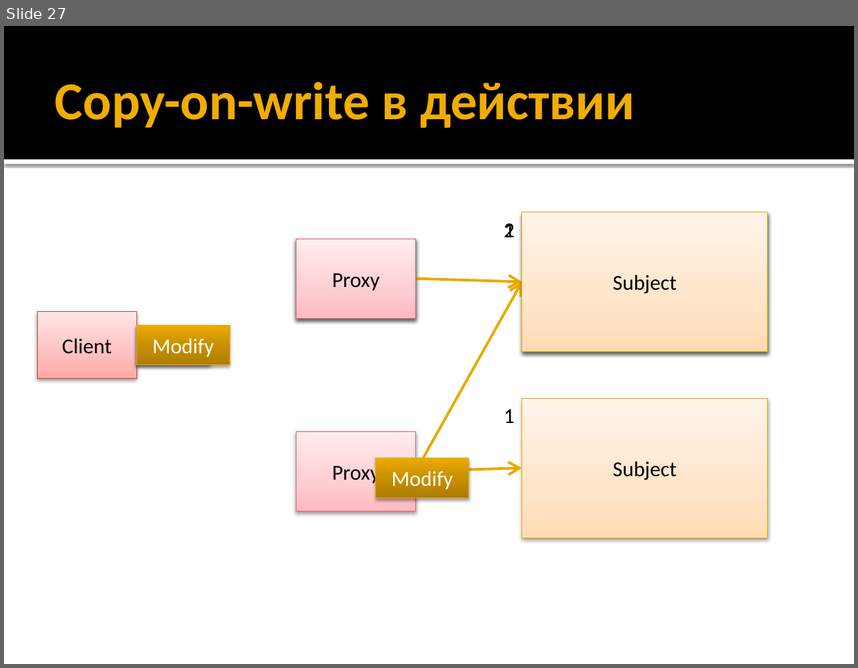
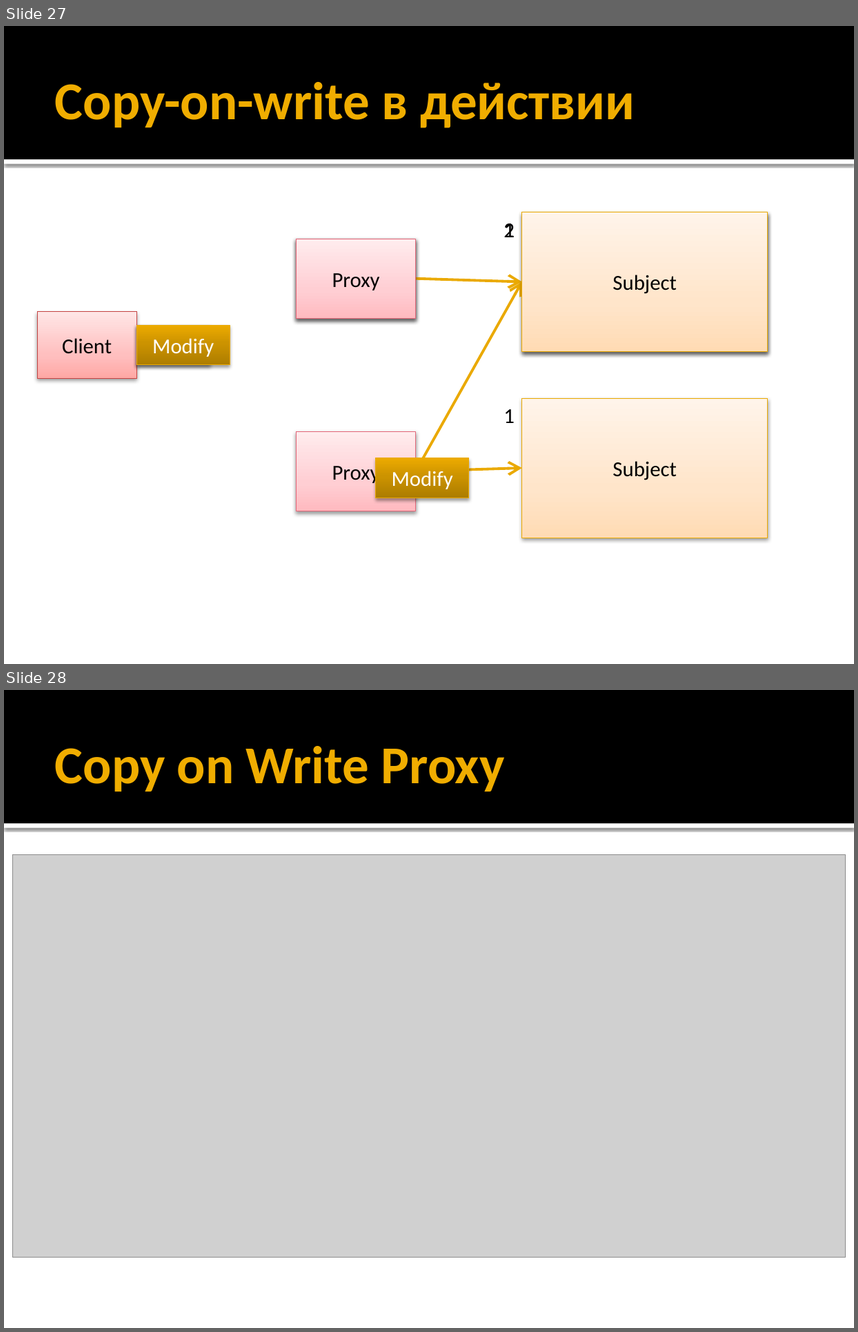
Before and after one commit to alexey-malov/ood, a slide deck: lectures/12.proxy/proxy.pptx. Shown one above the other, each under a label of ours: slide 27 before the commit, slides 27 and 28 after it. The pictures are 858x668 and 858x1332 pixels, drawn with LibreOffice and Linux fonts; fonts in the diff are those of the drawing; grey boxes stand for pictures. Boxes give left, top, right and bottom in pixels: in the first picture for what was removed or moved away, otherwise in the second. Text is boxed around its words. In the diff, an @@ line names an element or a change of style, - is before the commit and + after.

Commit message:
Доработал презентацию про паттерн Proxy

```diff
--- a/lectures/12.proxy/proxy.pptx
+++ b/lectures/12.proxy/proxy.pptx
@@ slide 28 added at [4,690,854,1328], background #FFFFFF; not listed: 2 template elements that a slide beside it also shows @@
@@ title added at [55,746,505,791], 45 pt, text #F0AD00, bold @@
+Copy on Write Proxy
@@ picture added at [12,855,846,1257] @@
```
Also in this commit, not shown: 4 slides changed, 20 other slides added, 1 other file.
